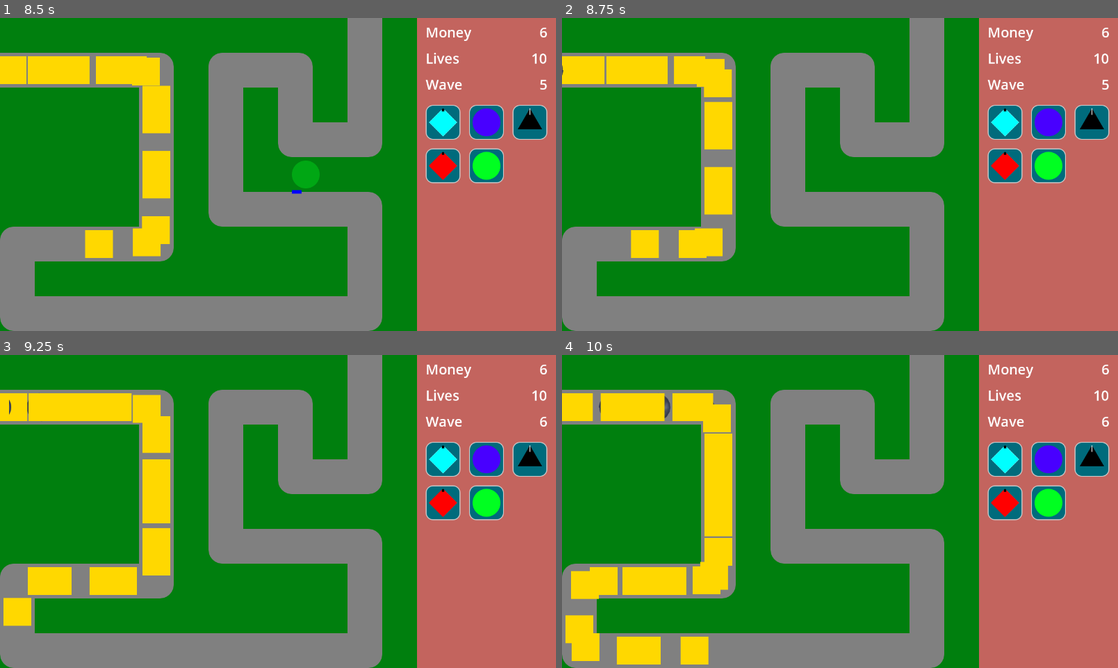
Above: before the commit, frames 1-4 (two rows, left to right).
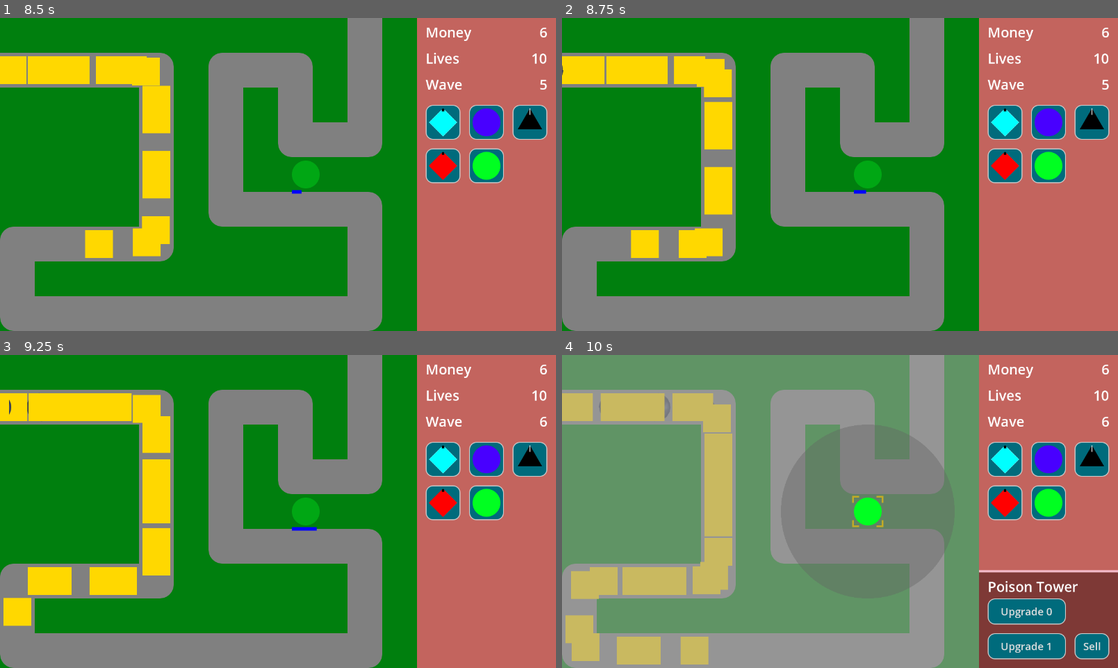
Above: after the commit, the same moments.

Repository: phrasmotica/godot-tower-defence
Game: Godot game, scene res://scenes/game.tscn
The game is run twice, just before and just after one commit, with the same random seed, the same clock (stepped at 60 frames per second) and the same inputs.
Inputs (mouse positions are in pixels of both pictures, inside the frame that each line leads up to):
- Up to frame 1 (8.5 s): click "Play path 0" at 0.5 s; click (444, 121) at 1.25 s; click (489, 121) at 2 s; click (528, 121) at 2.75 s; click (444, 165) at 3.5 s; click (489, 165) at 4.25 s; tap Enter (ui_accept) at 5, 5.27, 6.02, 7.52, 8.27 s; hold Shift (fast_forward) 5.03-6.53 s; tap . (next_tower) at 5.1, 6.6, 8.1 s; click (489, 165) at 5.17 s; move the mouse to (444, 221) at 5.77 s; tap , (previous_tower) at 5.85, 7.35 s; move the mouse to (111, 127) at 6.52 s; move the mouse to (305, 174) at 7.27 s; click (305, 174) at 7.42 s; move the mouse to (194, 96) at 8.02 s
- Up to frame 2 (8.75 s): tap Escape (ui_cancel) at 8.65 s
- Up to frame 3 (9.25 s): move the mouse to (400, 495) at 8.77 s; hold Shift (fast_forward) from 8.78 s (still down); tap , (previous_tower) at 8.85 s; tap Enter (ui_accept) at 9.02 s
- Up to frame 4 (10 s): keep holding Shift (fast_forward); move the mouse to (728, 527) at 9.52 s; tap . (next_tower) at 9.6 s; click (728, 527) at 9.67 s

Frame 1 is identical in both runs. In frame 2, 0.4% of the frame differs, in the area x 52-58%, y 45-57%; in frame 3, 0.4%; in frame 4, 60%, in the area x 0-100%, y 0-100%.

Commit message:
Perform correct cleanup when placing or cancelling a tower

Diff:
--- a/scripts/game_ui.gd
+++ b/scripts/game_ui.gd
@@ -62,6 +62,8 @@
 	if Input.is_action_just_pressed("ui_cancel"):
 		if placing_tower:
 			placing_tower.queue_free()
+			placing_tower = null
+			current_tower_scene_id = 0
 
 			for ctb in create_tower_buttons:
 				ctb.is_creating_mode = false
@@ -120,6 +122,9 @@
 
 	tower_placed.emit(tower)
 
+	placing_tower = null
+	current_tower_scene_id = 0
+
 	for ctb in create_tower_buttons:
 		ctb.is_creating_mode = false
 
